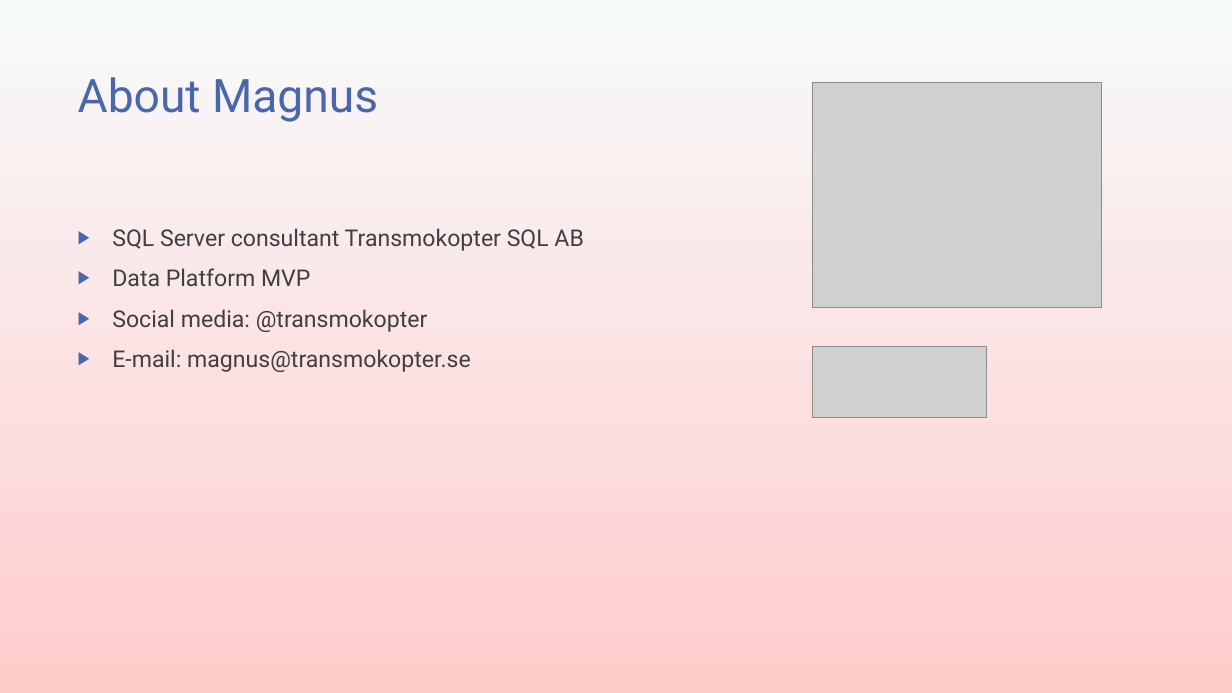
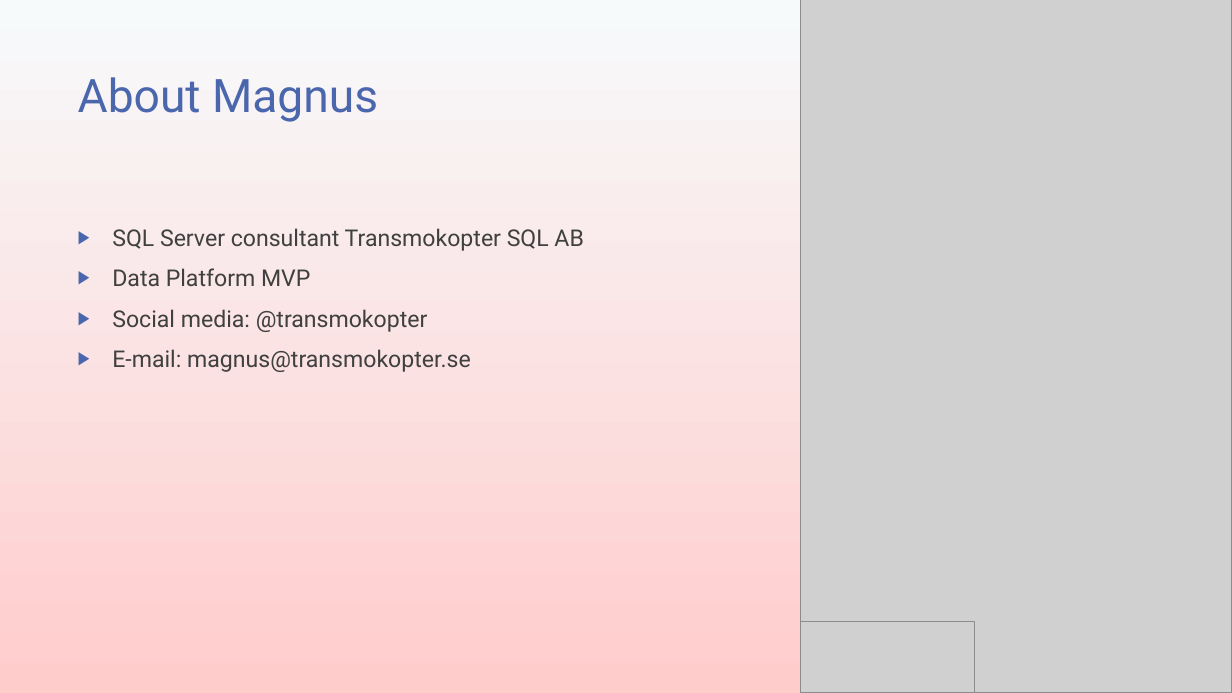
Before and after one commit to transmokopter/Presentations, a slide deck: slide 3 of temporal-tables/slides/temporal-tables.pptx (slide 4 before the commit). Drawn at 1232x693 pixels with LibreOffice and Linux fonts; fonts in the diff are those of the drawing; grey boxes stand for pictures; background and template pictures are left out. Boxes give left, top, right and bottom in pixels: in the first picture for what was removed or moved away, otherwise in the second. Text is boxed around its words. In the diff, an @@ line names an element or a change of style, - is before the commit and + after.

```diff
--- a/temporal-tables/slides/temporal-tables.pptx
+++ b/temporal-tables/slides/temporal-tables.pptx
@@ picture added at <box>800,0,1232,693</box> @@
@@ picture removed at <box>813,82,1102,308</box> @@
@@ picture: place and size @@
-picture at <box>813,347,988,418</box>
+picture at <box>800,622,975,693</box>
```
Also in this commit, not shown: 5 slides removed, 10 other files.
